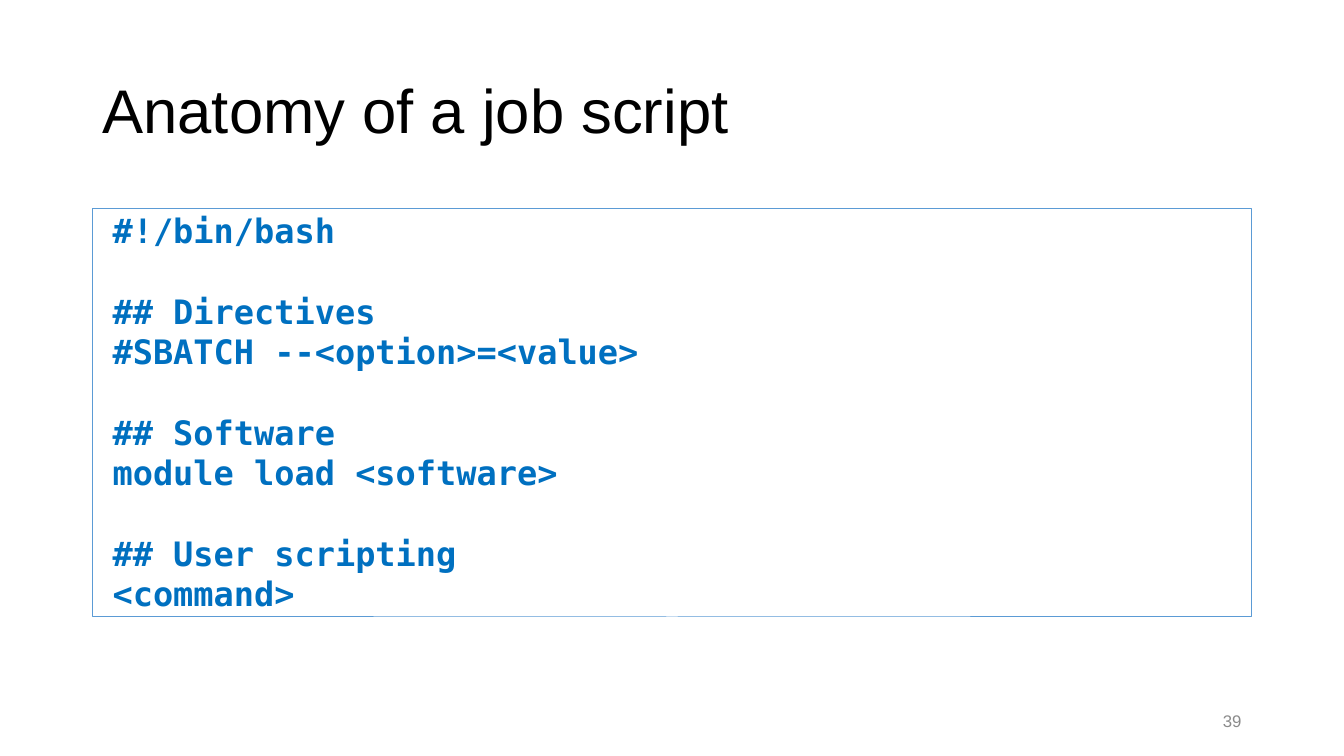
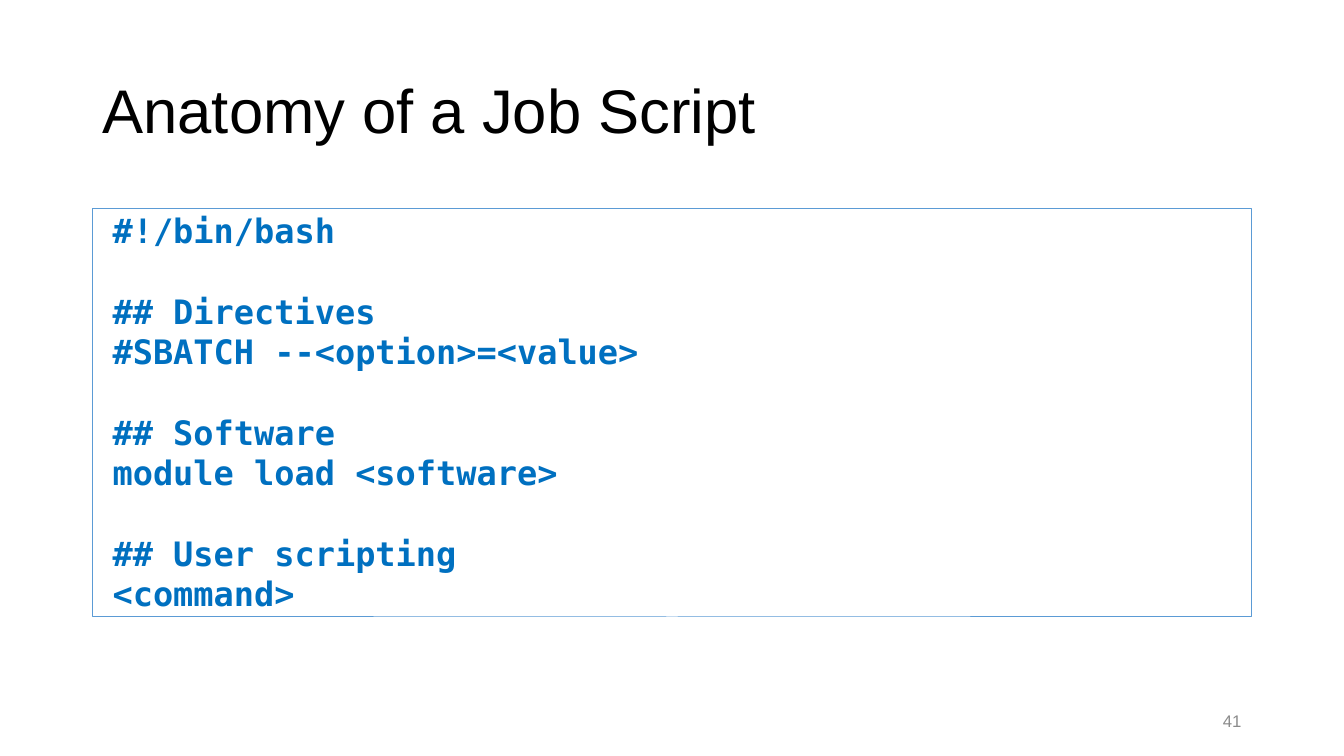
Before and after one commit to ResearchComputing/Getting_Started_With_Research_Computing, a slide deck: slide 41 of Command_Line_And_Job_Scheduling.pptx (slide 39 before the commit). Drawn at 1344x756 pixels with LibreOffice and Linux fonts; fonts in the diff are those of the drawing; background and template pictures are left out. Boxes give left, top, right and bottom in pixels: in the first picture for what was removed or moved away, otherwise in the second. Text is boxed around its words. In the diff, an @@ line names an element or a change of style, - is before the commit and + after.

```diff
--- a/Command_Line_And_Job_Scheduling.pptx
+++ b/Command_Line_And_Job_Scheduling.pptx
@@ title at <box>102,88,755,145</box>: text changed @@
-Anatomy of a job script
+Anatomy of a Job Script
@@ page number at <box>1223,715,1242,727</box>: text changed @@
-39
+41
```
Also in this commit, not shown: 17 other slides changed, 2 slides added, 1 other file.
